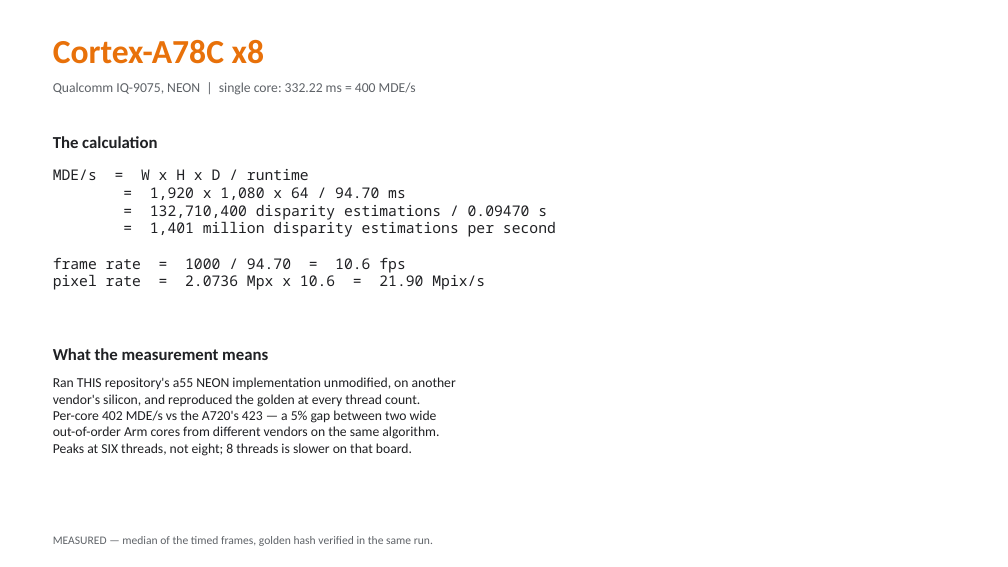
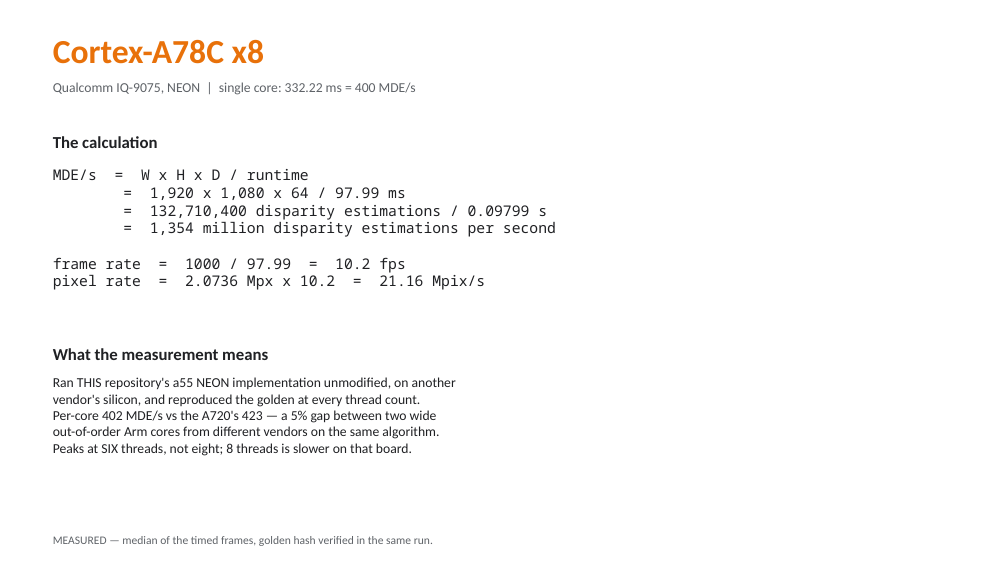
Before and after one commit to kylefoxaustin/sgm-bench, a slide deck: slide 6 of docs/sgm-results.pptx. Drawn at 1008x567 pixels with LibreOffice and Linux fonts; fonts in the diff are those of the drawing. Boxes give left, top, right and bottom in pixels: in the first picture for what was removed or moved away, otherwise in the second. Text is boxed around its words. In the diff, an @@ line names an element or a change of style, - is before the commit and + after.

```diff
--- a/docs/sgm-results.pptx
+++ b/docs/sgm-results.pptx
@@ text at (53, 169, 556, 290): text changed @@
-MDE/s = W x H x D / runtime
-= 1,920 x 1,080 x 64 / 94.70 ms
-= 132,710,400 disparity estimations / 0.09470 s
-= 1,401 million disparity estimations per second
-frame rate = 1000 / 94.70 = 10.6 fps
-pixel rate = 2.0736 Mpx x 10.6 = 21.90 Mpix/s
+MDE/s = W x H x D / runtime
+= 1,920 x 1,080 x 64 / 97.99 ms
+= 132,710,400 disparity estimations / 0.09799 s
+= 1,354 million disparity estimations per second
+frame rate = 1000 / 97.99 = 10.2 fps
+pixel rate = 2.0736 Mpx x 10.2 = 21.16 Mpix/s
```
Also in this commit, not shown: 1 other slide changed, 5 other files.
